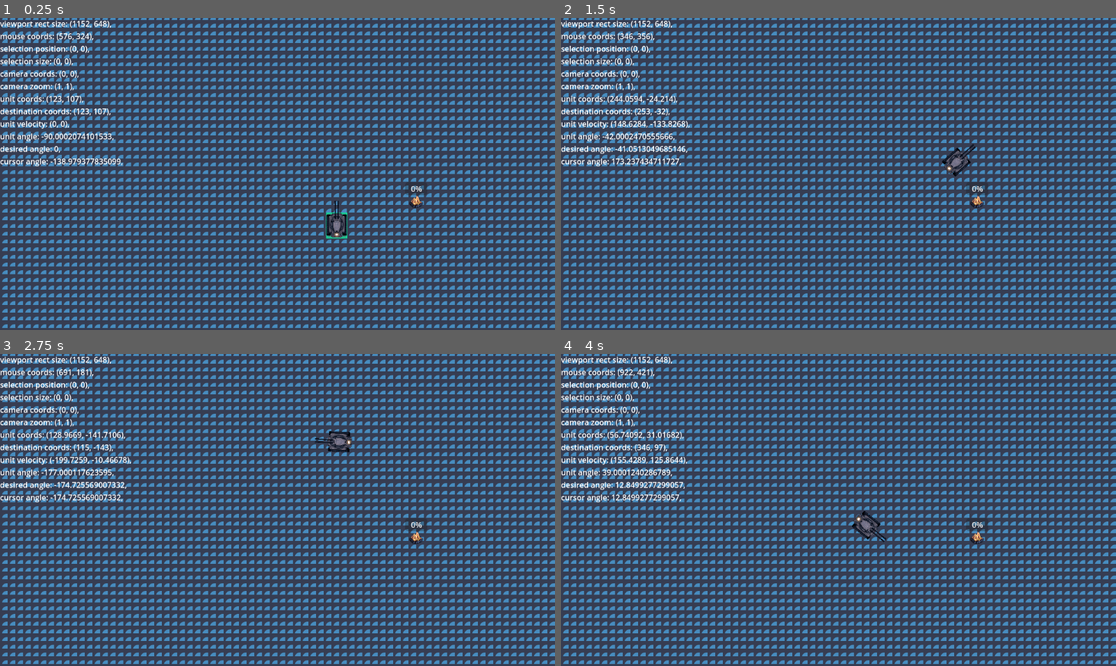
Above: before the commit, frames 1-4 (two rows, left to right).
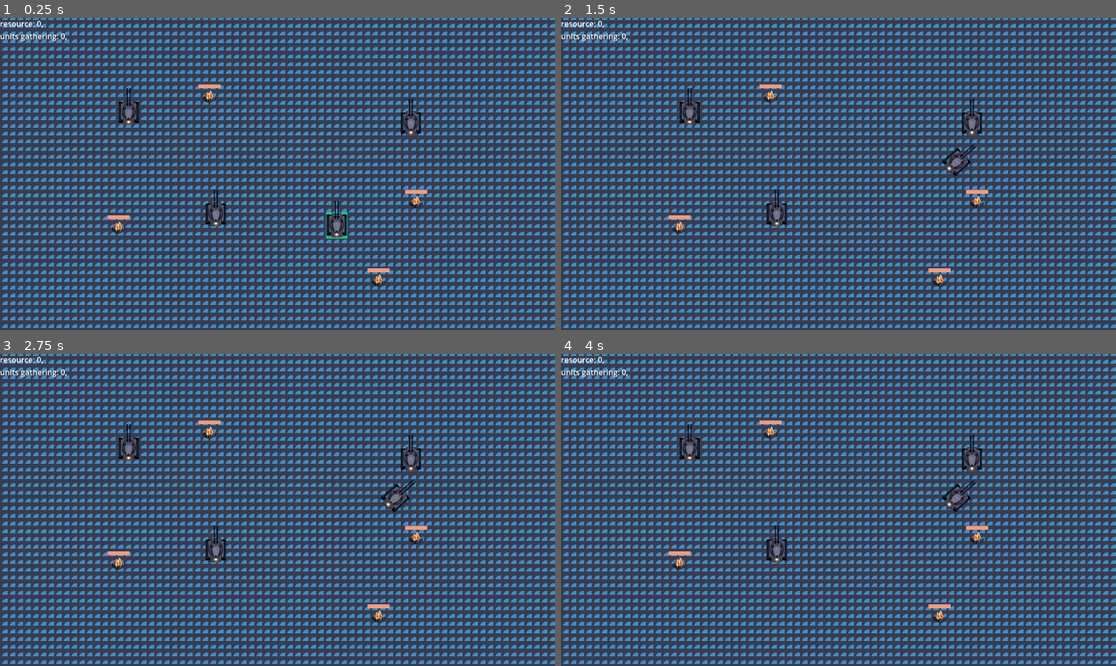
Above: after the commit, the same moments.

Repository: OleksandrLevchuk/godot4-rts
Game: Godot game, scene res://world.tscn
The game is run twice, just before and just after one commit, with the same random seed, the same clock (stepped at 60 frames per second) and the same inputs. The engine's default icon, where the game draws it, is replaced by a stand-in: a white triangle on a blue panel in a dark square.
Inputs (mouse positions are in pixels of both pictures, inside the frame that each line leads up to):
- Up to frame 1 (0.25 s): no input
- Up to frame 2 (1.5 s): tap Enter at 0.5 s; move the mouse to (960, 158) at 0.52 s; hold Right mouse button (right_click) 0.53-1.28 s; move the mouse to (727, 189) at 1.27 s; click (727, 189) at 1.35 s
- Up to frame 3 (2.75 s): right-click (166, 525) at 1.55 s; move the mouse to (333, 441) at 2.02 s; hold Right mouse button (right_click) from 2.03 s (still down)
- Up to frame 4 (4 s): move the mouse to (810, 572) at 2.77 s; release Right mouse button (right_click) at 2.78 s; right-click (810, 572) at 2.85 s; move the mouse to (1005, 556) at 3.52 s; hold Right mouse button (right_click) from 3.53 s (still down); click (1005, 556) at 3.6 s

The runs differ from the first frame. In frame 1, 3.1% of the frame differs, in the area x 0-77%, y 0-87%; in frame 2, 3.4%; in frame 3, 3.9%; in frame 4, 3.9%.

Commit message:
implemented crystal gathering
renamed 'unit' to 'tank', 'resource' to 'crystal' etc.
added a singleton

Diff:
--- /dev/null
+++ b/crystal.gd
@@ -0,0 +1,39 @@
+extends StaticBody2D
+
+var total_time = 5
+var current_time
+@export var units = 0
+@onready var bar = $ProgressBar
+@onready var timer = $Timer
+
+func _ready():
+	current_time = total_time
+	bar.max_value = total_time
+
+func _process(_delta):
+	if current_time <= 0:
+		end_gathering()
+
+func _on_hitbox_body_entered(body):
+	if 'tank' in body.name:
+		if units == 0: start_gathering()
+		units += 1
+		Game.Units_gathering += 1
+
+func _on_hitbox_body_exited(body):
+	if 'tank' in body.name:
+		units -= 1
+		Game.Units_gathering -= 1
+		if units == 0: timer.stop()
+
+func start_gathering():
+	timer.start()
+
+func _on_timer_timeout():
+	current_time -= units
+	var tween = get_tree().create_tween()
+	tween.tween_property( bar, 'value', current_time, 0.5 ).set_trans(Tween.TRANS_LINEAR)
+
+func end_gathering():
+	Game.Crystals += 1
+	queue_free()
--- /dev/null
+++ b/crystal.tscn
@@ -0,0 +1,48 @@
+[gd_scene load_steps=7 format=3 uid="uid://dgg0qggy2pu7o"]
+
+[ext_resource type="Texture2D" uid="uid://cyel4b2a3tbwc" path="res://art/resource.png" id="1_fpclo"]
+[ext_resource type="Script" path="res://crystal.gd" id="1_txber"]
+
+[sub_resource type="RectangleShape2D" id="RectangleShape2D_qwo5b"]
+size = Vector2(26, 16)
+
+[sub_resource type="CircleShape2D" id="CircleShape2D_v5yx7"]
+radius = 22.0
+
+[sub_resource type="StyleBoxFlat" id="StyleBoxFlat_1olry"]
+bg_color = Color(0.286275, 0.34902, 0.376471, 1)
+
+[sub_resource type="StyleBoxFlat" id="StyleBoxFlat_5s6e2"]
+bg_color = Color(0.937255, 0.615686, 0.517647, 1)
+
+[node name="crystal" type="StaticBody2D"]
+script = ExtResource("1_txber")
+
+[node name="Resource" type="Sprite2D" parent="."]
+position = Vector2(0, -3)
+scale = Vector2(0.25, 0.25)
+texture = ExtResource("1_fpclo")
+
+[node name="CollisionShape2D" type="CollisionShape2D" parent="."]
+shape = SubResource("RectangleShape2D_qwo5b")
+
+[node name="hitbox" type="Area2D" parent="."]
+
+[node name="CollisionShape2D2" type="CollisionShape2D" parent="hitbox"]
+shape = SubResource("CircleShape2D_v5yx7")
+
+[node name="ProgressBar" type="ProgressBar" parent="."]
+offset_left = -23.0
+offset_top = -28.0
+offset_right = 23.0
+offset_bottom = -20.0
+theme_override_styles/background = SubResource("StyleBoxFlat_1olry")
+theme_override_styles/fill = SubResource("StyleBoxFlat_5s6e2")
+value = 50.0
+show_percentage = false
+
+[node name="Timer" type="Timer" parent="."]
+
+[connection signal="body_entered" from="hitbox" to="." method="_on_hitbox_body_entered"]
+[connection signal="body_exited" from="hitbox" to="." method="_on_hitbox_body_exited"]
+[connection signal="timeout" from="Timer" to="." method="_on_timer_timeout"]
--- /dev/null
+++ b/global/game.gd
@@ -0,0 +1,4 @@
+extends Node
+
+var Crystals = 0
+var Units_gathering = 0
--- a/info.gd
+++ b/info.gd
@@ -1,24 +1,26 @@
 extends Label
 
 @onready var panel = get_node('../selectbox')
-@onready var unit = get_node("../../Units/unit")
+#@onready var unit = get_node("../../Units/unit")
 @onready var camera = get_node('../../Camera')
 @onready var cursor_offset = get_viewport().get_visible_rect().size/2
 
 func _process(_delta):
 	var dict = {
-		'viewport rect size': get_viewport().get_visible_rect().size,
-		'mouse coords': get_global_mouse_position(),
-		'selection position': panel.position,
-		'selection size': panel.size,
-		'camera coords': camera.position,
-		'camera zoom': camera.zoom,
-		'unit coords': unit.position,
-		'destination coords': unit.destination,
-		'unit velocity': unit.velocity,
-		'unit angle': rad_to_deg(unit.rotation),
-		'desired angle': rad_to_deg(unit.position.angle_to_point(unit.destination)),
-		'cursor angle': rad_to_deg(unit.position.angle_to_point(get_global_mouse_position()-cursor_offset))
+		'resource': Game.Crystals,
+		'units gathering': Game.Units_gathering,
+#		'viewport rect size': get_viewport().get_visible_rect().size,
+#		'mouse coords': get_global_mouse_position(),
+#		'selection position': panel.position,
+#		'selection size': panel.size,
+#		'camera coords': camera.position,
+#		'camera zoom': camera.zoom,
+#		'unit coords': unit.position,
+#		'destination coords': unit.destination,
+#		'unit velocity': unit.velocity,
+#		'unit angle': rad_to_deg(unit.rotation),
+#		'desired angle': rad_to_deg(unit.position.angle_to_point(unit.destination)),
+#		'cursor angle': rad_to_deg(unit.position.angle_to_point(get_global_mouse_position()-cursor_offset))
 	}
 	var s = ''
 	for key in dict:
--- a/project.godot
+++ b/project.godot
@@ -14,6 +14,10 @@
 run/main_scene="res://world.tscn"
 config/features=PackedStringArray("4.1", "GL Compatibility")
 config/icon="res://icon.svg"
+
+[autoload]
+
+Game="*res://global/game.gd"
 
 [input]
 
--- a/resource.gd
+++ /dev/null
@@ -1,11 +0,0 @@
-extends StaticBody2D
-signal get_hit
-
-# Called when the node enters the scene tree for the first time.
-func _ready():
-	pass # Replace with function body.
-
-
-# Called every frame. 'delta' is the elapsed time since the previous frame.
-func _process(delta):
-	pass
--- a/resource.tscn
+++ /dev/null
@@ -1,33 +0,0 @@
-[gd_scene load_steps=5 format=3 uid="uid://dgg0qggy2pu7o"]
-
-[ext_resource type="Texture2D" uid="uid://cyel4b2a3tbwc" path="res://art/resource.png" id="1_fpclo"]
-[ext_resource type="Script" path="res://resource.gd" id="1_vsgv5"]
-
-[sub_resource type="RectangleShape2D" id="RectangleShape2D_qwo5b"]
-size = Vector2(26, 16)
-
-[sub_resource type="CircleShape2D" id="CircleShape2D_v5yx7"]
-
-[node name="resource" type="StaticBody2D"]
-script = ExtResource("1_vsgv5")
-
-[node name="Resource" type="Sprite2D" parent="."]
-position = Vector2(0, -3)
-scale = Vector2(0.25, 0.25)
-texture = ExtResource("1_fpclo")
-
-[node name="CollisionShape2D" type="CollisionShape2D" parent="."]
-shape = SubResource("RectangleShape2D_qwo5b")
-
-[node name="hitbox" type="Area2D" parent="."]
-
-[node name="CollisionShape2D2" type="CollisionShape2D" parent="hitbox"]
-shape = SubResource("CircleShape2D_v5yx7")
-
-[node name="Timer" type="Timer" parent="."]
-
-[node name="ProgressBar" type="ProgressBar" parent="."]
-offset_left = -23.0
-offset_top = -44.0
-offset_right = 23.0
-offset_bottom = -17.0
--- a/unit.gd
+++ b/tank.gd
@@ -17,7 +17,7 @@
 	box.visible = value
 
 func _input(event):
-	if event.is_action_pressed('right_click'):
+	if is_selected and event.is_action_pressed('right_click'):
 		destination = get_global_mouse_position()
 		is_moving = true
 		animation.play('drive')
--- a/unit.tscn
+++ b/tank.tscn
@@ -1,6 +1,6 @@
 [gd_scene load_steps=8 format=3 uid="uid://cxe80dasal4cw"]
 
-[ext_resource type="Script" path="res://unit.gd" id="1_rodqq"]
+[ext_resource type="Script" path="res://tank.gd" id="1_rodqq"]
 [ext_resource type="Texture2D" uid="uid://68ha12iw5bk2" path="res://art/tank/tank_spritesheet.png" id="2_gikie"]
 
 [sub_resource type="RectangleShape2D" id="RectangleShape2D_j1shc"]
--- a/todo list.gd
+++ b/todo list.gd
@@ -4,7 +4,10 @@
 "
 var todo = "
 	make some visual at the point you click, where the tank heads to
+	organize the fking project folder
 	i want triangular selection boxes
+	optimize the way the select box sends a signal to the world node indirectly through the ui node
+	i want some verticality
 	as of now, there's only a drag selection. implement a single unit selection too
 	instead of a constant speed, make the tank accelerate gradually, with reduced turn rate at high speeds
 	deal with that terrible aliasing, like wtf. docs.godotengine.org/en/stable/tutorials/2d/2d_antialiasing.html
--- /dev/null
+++ b/ui.gd
@@ -0,0 +1,5 @@
+extends CanvasLayer
+signal area_selected # we will signal the world script to select units
+
+func _on_selectbox_area_selected(position, size): # figure out a better way of doing this
+	emit_signal("area_selected", position, size )
--- /dev/null
+++ b/ui.tscn
@@ -0,0 +1,27 @@
+[gd_scene load_steps=5 format=3 uid="uid://b6qi0uh341w1n"]
+
+[ext_resource type="Script" path="res://selectbox.gd" id="1_k21uh"]
+[ext_resource type="Script" path="res://ui.gd" id="1_psyky"]
+[ext_resource type="Script" path="res://info.gd" id="2_4wqkh"]
+
+[sub_resource type="StyleBoxFlat" id="StyleBoxFlat_7ojft"]
+bg_color = Color(1, 1, 1, 0.223529)
+border_width_left = 1
+border_width_top = 1
+border_width_right = 1
+border_width_bottom = 1
+
+[node name="ui" type="CanvasLayer"]
+script = ExtResource("1_psyky")
+
+[node name="selectbox" type="Panel" parent="."]
+theme_override_styles/panel = SubResource("StyleBoxFlat_7ojft")
+script = ExtResource("1_k21uh")
+metadata/_edit_use_anchors_ = true
+
+[node name="info" type="Label" parent="."]
+offset_right = 40.0
+offset_bottom = 23.0
+script = ExtResource("2_4wqkh")
+
+[connection signal="area_selected" from="selectbox" to="." method="_on_selectbox_area_selected"]
--- a/world.gd
+++ b/world.gd
@@ -3,10 +3,12 @@
 var units = []
 var select_rect = RectangleShape2D.new()
 @onready var camera = get_node("Camera")
+@onready var camera_offset = get_viewport().get_visible_rect().size/2
 
 func _ready():
 	units = get_tree().get_nodes_in_group('units')
 
-func _on_selectbox_area_selected( rect_pos, rect_size ):
+func _on_ui_area_selected( rect_pos, rect_size ):
+	print('selecting')
 	for unit in units:
-		unit.set_selected( Rect2(rect_pos-get_viewport().get_visible_rect().size/2, rect_size).has_point(unit.position) )
+		unit.set_selected( Rect2( rect_pos - camera_offset, rect_size).has_point( unit.position ) )
--- a/world.tscn
+++ b/world.tscn
@@ -1,12 +1,11 @@
-[gd_scene load_steps=11 format=3 uid="uid://byys03pyjar55"]
+[gd_scene load_steps=9 format=3 uid="uid://byys03pyjar55"]
 
-[ext_resource type="Script" path="res://selectbox.gd" id="1_lcklq"]
 [ext_resource type="Script" path="res://world.gd" id="1_ypdlr"]
 [ext_resource type="Texture2D" uid="uid://bkqqokig6kd87" path="res://icon.svg" id="2_sfpdn"]
-[ext_resource type="Script" path="res://info.gd" id="2_vad6t"]
-[ext_resource type="PackedScene" uid="uid://cxe80dasal4cw" path="res://unit.tscn" id="3_it4u3"]
+[ext_resource type="PackedScene" uid="uid://cxe80dasal4cw" path="res://tank.tscn" id="3_it4u3"]
+[ext_resource type="PackedScene" uid="uid://b6qi0uh341w1n" path="res://ui.tscn" id="4_n2fly"]
 [ext_resource type="Script" path="res://todo list.gd" id="6_loxv4"]
-[ext_resource type="PackedScene" uid="uid://dgg0qggy2pu7o" path="res://resource.tscn" id="7_acvk4"]
+[ext_resource type="PackedScene" uid="uid://dgg0qggy2pu7o" path="res://crystal.tscn" id="7_acvk4"]
 
 [sub_resource type="TileSetAtlasSource" id="TileSetAtlasSource_35yg4"]
 texture = ExtResource("2_sfpdn")
@@ -79,13 +78,6 @@
 [sub_resource type="TileSet" id="TileSet_qtvp7"]
 sources/0 = SubResource("TileSetAtlasSource_35yg4")
 
-[sub_resource type="StyleBoxFlat" id="StyleBoxFlat_7ojft"]
-bg_color = Color(1, 1, 1, 0.223529)
-border_width_left = 1
-border_width_top = 1
-border_width_right = 1
-border_width_bottom = 1
-
 [node name="world" type="Node2D"]
 script = ExtResource("1_ypdlr")
 
@@ -94,31 +86,40 @@
 format = 2
 layer_0/tile_data = PackedInt32Array(262139, 65536, 1, 262138, 65536, 1, 262142, 65536, 1, 262141, 65536, 1, 262140, 65 …(63747 unchanged characters)…
 
-[node name="Units" type="Node2D" parent="."]
+[node name="units" type="Node2D" parent="."]
 
-[node name="unit" parent="Units" instance=ExtResource("3_it4u3")]
+[node name="tank" parent="units" instance=ExtResource("3_it4u3")]
 position = Vector2(123, 107)
 is_selected = true
 
-[node name="ui" type="CanvasLayer" parent="."]
+[node name="tank2" parent="units" instance=ExtResource("3_it4u3")]
+position = Vector2(-128, 84)
 
-[node name="selectbox" type="Panel" parent="ui"]
-theme_override_styles/panel = SubResource("StyleBoxFlat_7ojft")
-script = ExtResource("1_lcklq")
-metadata/_edit_use_anchors_ = true
+[node name="tank3" parent="units" instance=ExtResource("3_it4u3")]
+position = Vector2(-309, -127)
 
-[node name="info" type="Label" parent="ui"]
-offset_right = 40.0
-offset_bottom = 23.0
-script = ExtResource("2_vad6t")
+[node name="tank4" parent="units" instance=ExtResource("3_it4u3")]
+position = Vector2(277, -105)
+
+[node name="ui" parent="." instance=ExtResource("4_n2fly")]
 
 [node name="Camera" type="Camera2D" parent="."]
 
 [node name="todo list" type="Node" parent="."]
 script = ExtResource("6_loxv4")
 
-[node name="resource" parent="." instance=ExtResource("7_acvk4")]
+[node name="objects" type="Node" parent="."]
+
+[node name="crystal" parent="objects" instance=ExtResource("7_acvk4")]
 position = Vector2(288, 61)
 
-[connection signal="area_selected" from="ui/selectbox" to="." method="_on_selectbox_area_selected"]
-[connection signal="item_rect_changed" from="Camera" to="ui/selectbox" method="_on_camera_item_rect_changed"]
+[node name="crystal2" parent="objects" instance=ExtResource("7_acvk4")]
+position = Vector2(210, 224)
+
+[node name="crystal3" parent="objects" instance=ExtResource("7_acvk4")]
+position = Vector2(-330, 114)
+
+[node name="crystal4" parent="objects" instance=ExtResource("7_acvk4")]
+position = Vector2(-141, -158)
+
+[connection signal="area_selected" from="ui" to="." method="_on_ui_area_selected"]
